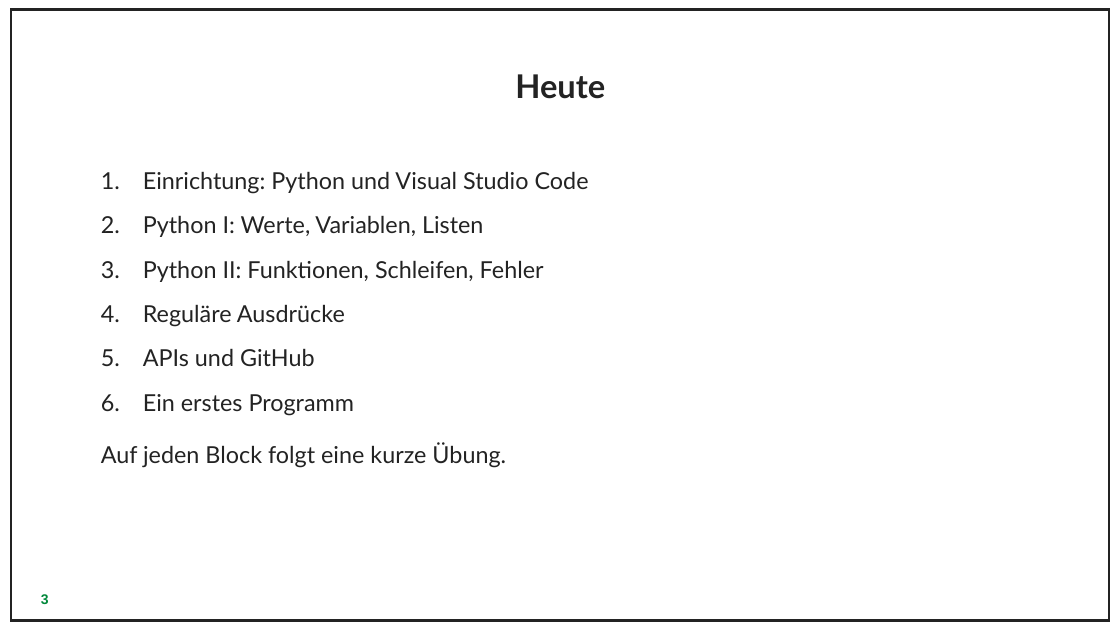
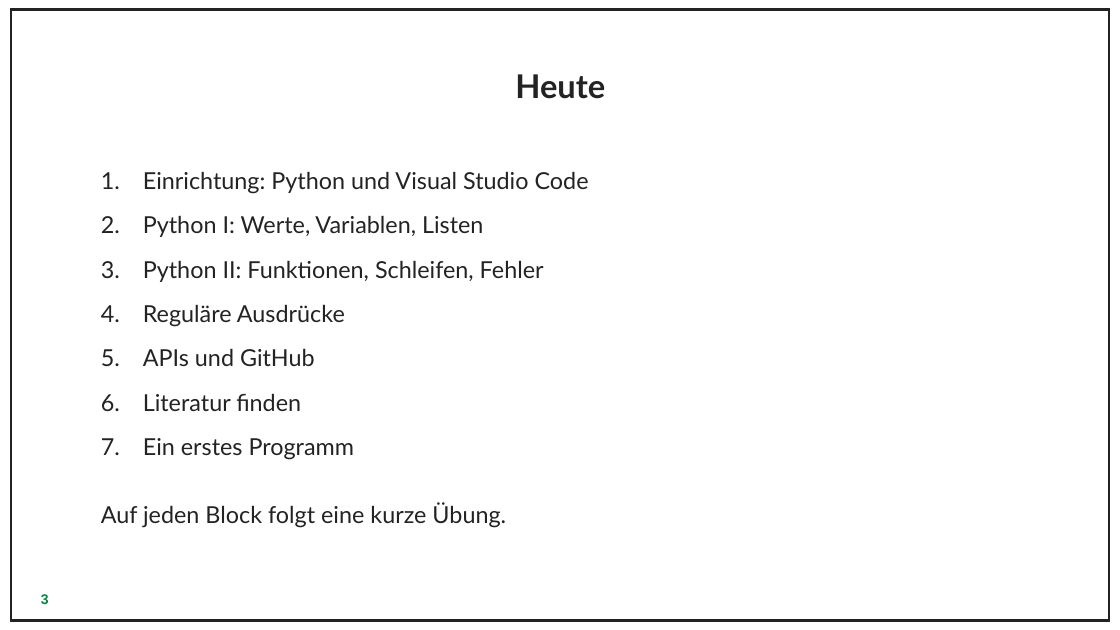
Before and after one commit to ejimsan/digitale-methode, a slide deck: slide 3 of 1._sitzung/Folien_Python_und_Regex.pptx. Drawn at 1120x630 pixels with LibreOffice and Linux fonts; fonts in the diff are those of the drawing; background and template pictures are left out. Boxes give left, top, right and bottom in pixels: in the first picture for what was removed or moved away, otherwise in the second. Text is boxed around its words. In the diff, an @@ line names an element or a change of style, - is before the commit and + after.

```diff
--- a/1._sitzung/Folien_Python_und_Regex.pptx
+++ b/1._sitzung/Folien_Python_und_Regex.pptx
@@ text at (x1=143, y1=393, x2=301, y2=411): paragraph added @@
+6. Literatur finden
@@ text "Auf jeden Block folgt eine ..." moved from (x1=101, y1=443, x2=506, y2=468) to (x1=101, y1=502, x2=506, y2=528) @@
```
Also in this commit, not shown: 1 other slide changed, 3 slides added, 3 other files.
